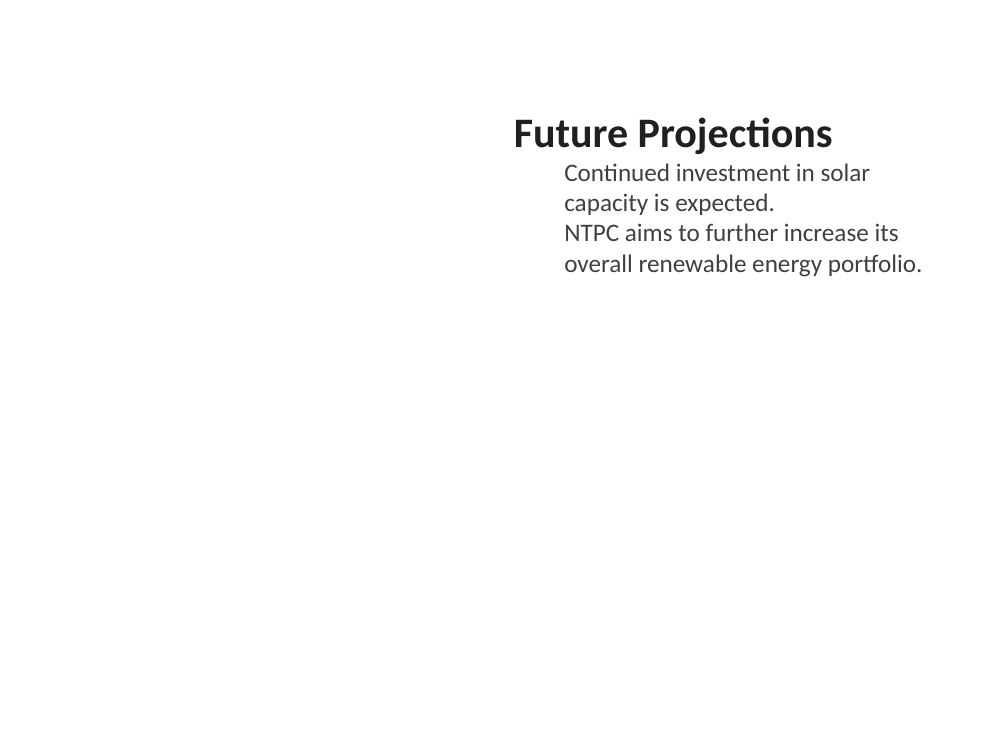
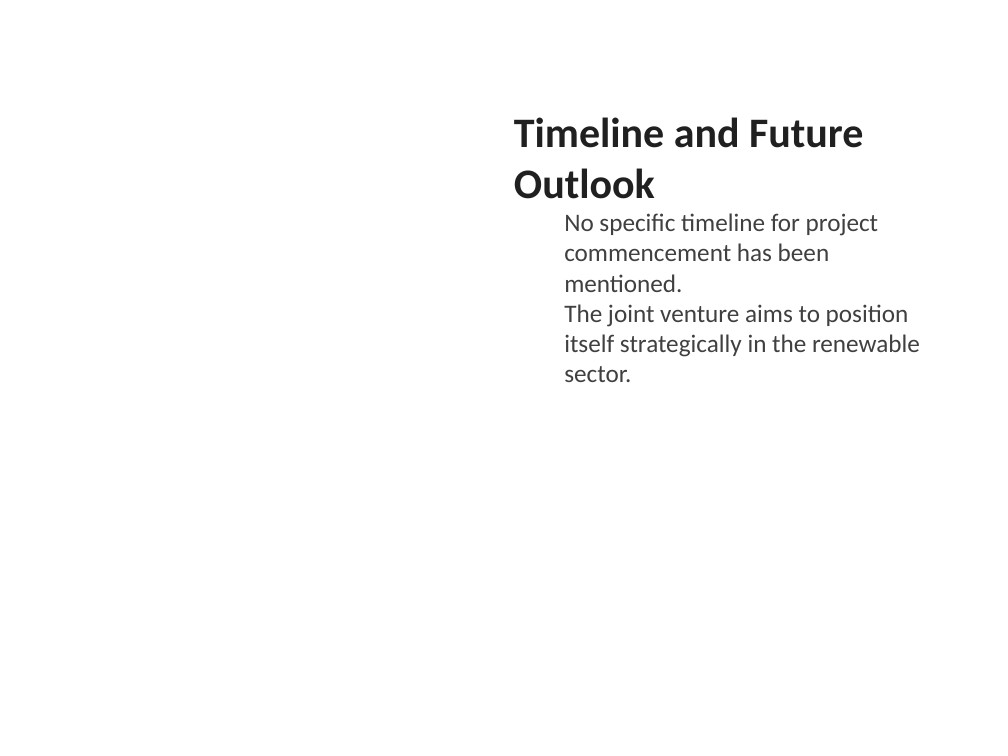
Before and after one commit to gauravsiemens1988/Linkedin-AI-Agent_Personal, a slide deck: slide 6 of drafts/linkedin_carousel.pptx. Drawn at 1008x756 pixels with LibreOffice and Linux fonts; fonts in the diff are those of the drawing. Boxes give left, top, right and bottom in pixels: in the first picture for what was removed or moved away, otherwise in the second. Text is boxed around its words. In the diff, an @@ line names an element or a change of style, - is before the commit and + after.

```diff
--- a/drafts/linkedin_carousel.pptx
+++ b/drafts/linkedin_carousel.pptx
@@ text at bbox=[514, 117, 920, 382]: text changed @@
-Future Projections
-  Continued investment in solar capacity is expected.
-  NTPC aims to further increase its overall renewable energy portfolio.
+Timeline and Future Outlook
+  No specific timeline for project commencement has been mentioned.
+  The joint venture aims to position itself strategically in the renewable sector.
```
Also in this commit, not shown: 3 other slides changed, 2 slides added, 2 slides removed, 1 other file.
